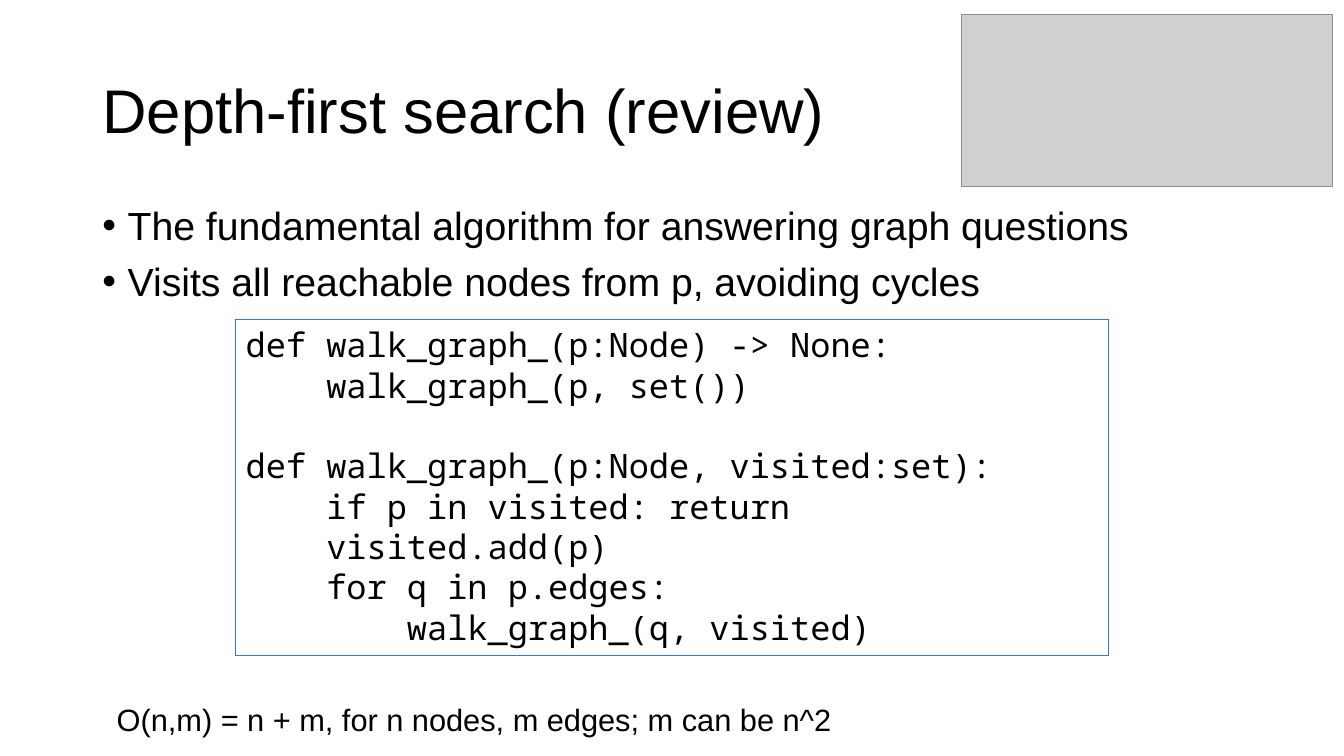
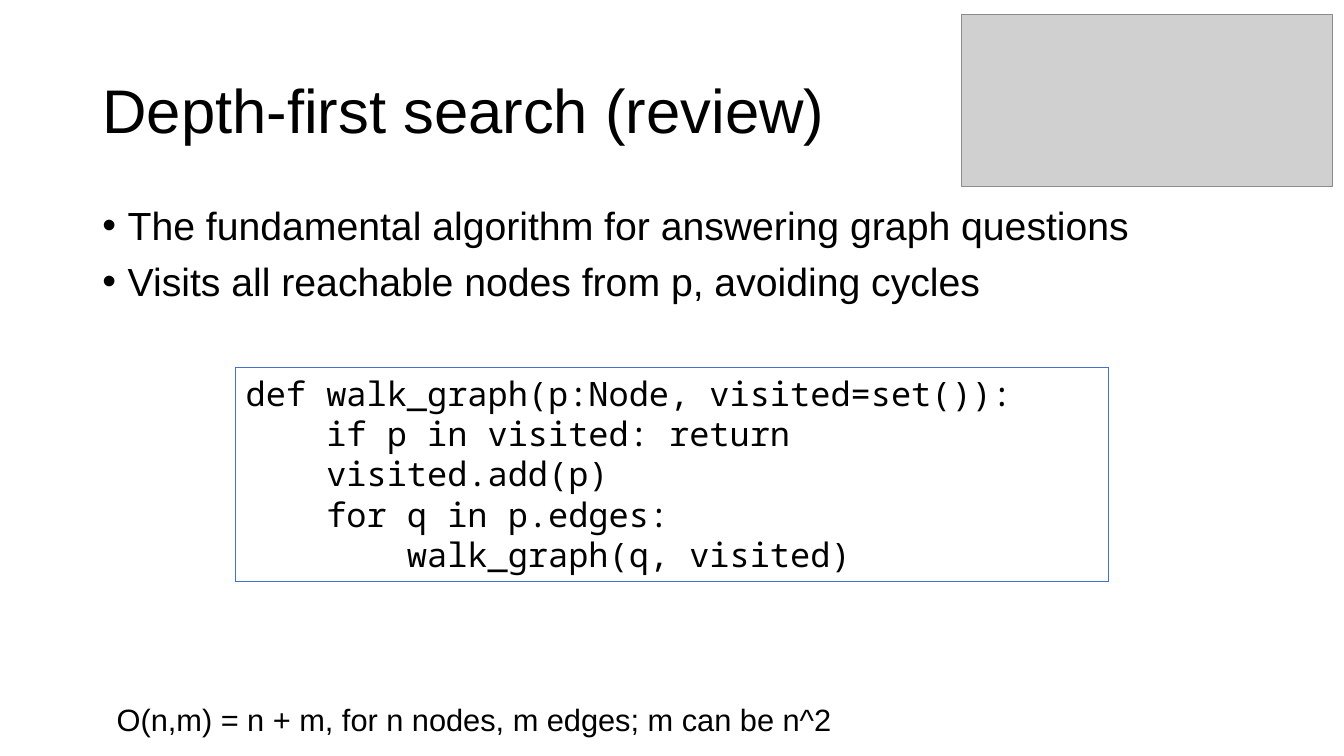
Before and after one commit to parrt/msds689, a slide deck: slide 8 of notes/graphs.pptx. Drawn at 1344x756 pixels with LibreOffice and Linux fonts; fonts in the diff are those of the drawing; grey boxes stand for pictures; background and template pictures are left out. Boxes give left, top, right and bottom in pixels: in the first picture for what was removed or moved away, otherwise in the second. Text is boxed around its words. In the diff, an @@ line names an element or a change of style, - is before the commit and + after.

```diff
--- a/notes/graphs.pptx
+++ b/notes/graphs.pptx
@@ rectangle "def walk_graph(p:Node, visited=set()):": place and size @@
-rectangle "def walk_graph(p:Node, visited=set()):" at <box>236,320,1109,655</box>
+rectangle "def walk_graph(p:Node, visited=set()):" at <box>236,368,1109,582</box>
@@ text in rectangle at <box>246,380,1012,415</box>: text changed @@
-def walk_graph_(p:Node) -> None:
-walk_graph_(p, set())
-def walk_graph_(p:Node, visited:set):
+def walk_graph(p:Node, visited=set()):
@@ text in rectangle at <box>407,541,850,576</box>: text changed @@
-walk_graph_(q, visited)
+walk_graph(q, visited)
```
Also in this commit, not shown: 3 other slides changed, 9 slides added, 2 other files.
